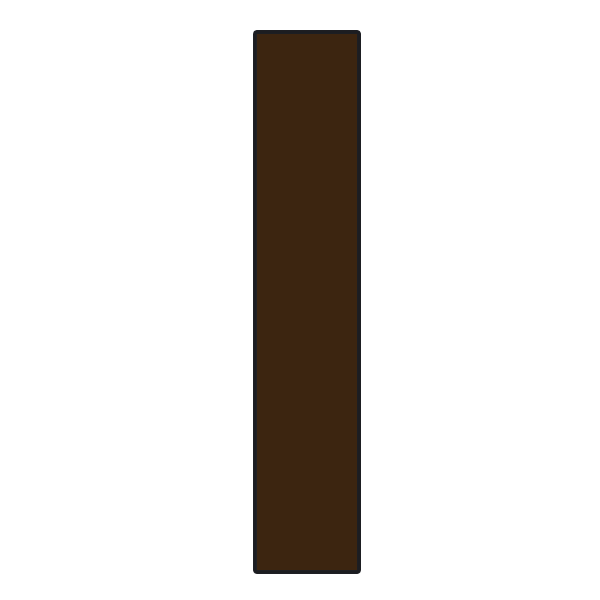
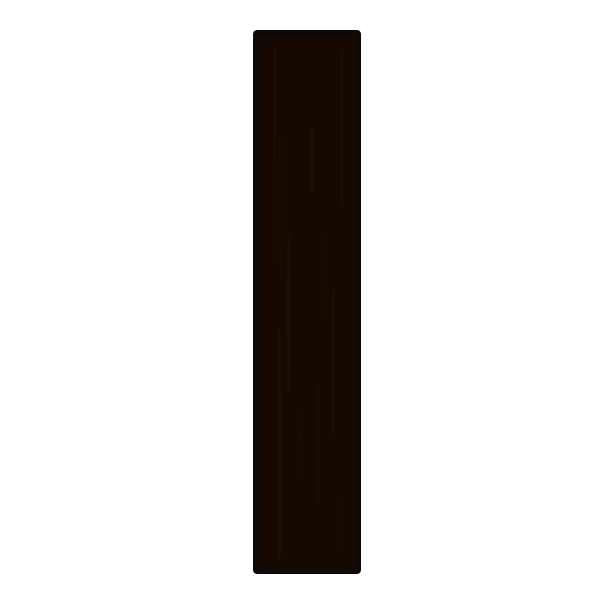
Two versions of the same layered image (600x600). Layer-by-layer changes:
painted on "Paint Layer 17" (2nd of 2) over [253, 30, 361, 574]
